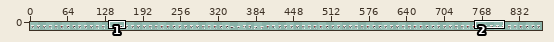
Sprite sheet: Player/SmallPlayerSprite/SmallCharectar.png. The first picture is a wide view before the edit; the outline marks the close-up.
Close-up. First the earlier version:
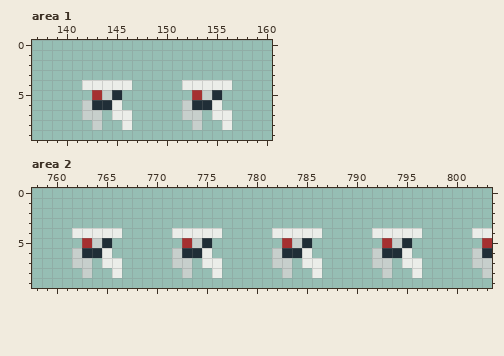
The file is 870x10 pixels. Shown: area 1: x 137..160, y 0..9; area 2: x 758..803, y 0..9. The commit also changed other parts of the picture, which this record leaves out.
The result:
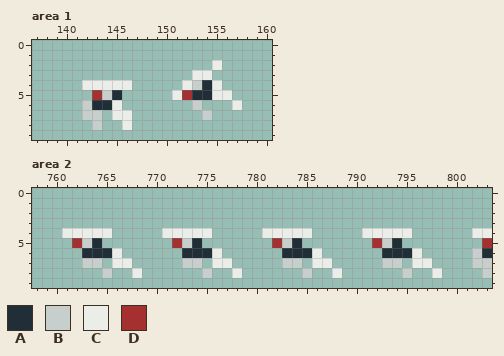
Palette (. is transparent): A #202e37  B #c7cfcc  C #ebede9  D #a53030
Change:
{"where": "area 1"}
{"y":2,"x":155,"old":".","new":"C"}
{"y":3,"x":153,"old":"..","new":"CC"}
{"y":4,"x":153,"old":"CC","new":"BA"}
{"y":4,"x":156,"old":"C","new":"."}
{"y":5,"x":151,"old":"..DBA.","new":"CDAACC"}
{"y":6,"x":152,"old":"BAAC","new":".B.."}
{"y":6,"x":157,"old":".","new":"C"}
{"y":7,"x":152,"old":"BB.CC","new":"..B.."}
{"y":8,"x":153,"old":"B","new":"."}
{"y":8,"x":156,"old":"C","new":"."}
{"where": "area 2"}
{"y":4,"x":761,"old":".","new":"C"}
{"y":4,"x":766,"old":"C","new":"."}
{"y":4,"x":771,"old":".","new":"C"}
{"y":4,"x":776,"old":"C","new":"."}
{"y":4,"x":781,"old":".","new":"C"}
{"y":4,"x":786,"old":"C","new":"."}
{"y":4,"x":791,"old":".","new":"C"}
{"y":4,"x":796,"old":"C","new":"."}
{"y":5,"x":762,"old":".DBA","new":"DBA."}
{"y":5,"x":772,"old":".DBA","new":"DBA."}
{"y":5,"x":782,"old":".DBA","new":"DBA."}
{"y":5,"x":792,"old":".DBA","new":"DBA."}
{"y":6,"x":762,"old":"B","new":"."}
{"y":6,"x":765,"old":"C.","new":"AC"}
{"y":6,"x":772,"old":"B","new":"."}
{"y":6,"x":775,"old":"C.","new":"AC"}
{"y":6,"x":782,"old":"B","new":"."}
{"y":6,"x":785,"old":"C.","new":"AC"}
{"y":6,"x":792,"old":"B","new":"."}
{"y":6,"x":795,"old":"C.","new":"AC"}
{"y":7,"x":762,"old":"B","new":"."}
{"y":7,"x":764,"old":".C","new":"B."}
{"y":7,"x":767,"old":".","new":"C"}
{"y":7,"x":772,"old":"B","new":"."}
{"y":7,"x":774,"old":".C","new":"B."}
{"y":7,"x":777,"old":".","new":"C"}
{"y":7,"x":782,"old":"B","new":"."}
{"y":7,"x":784,"old":".C","new":"B."}
{"y":7,"x":787,"old":".","new":"C"}
{"y":7,"x":792,"old":"B","new":"."}
{"y":7,"x":794,"old":".C","new":"B."}
{"y":7,"x":797,"old":".","new":"C"}
{"y":8,"x":763,"old":"B","new":"."}
{"y":8,"x":765,"old":".C","new":"B."}
{"y":8,"x":768,"old":".","new":"C"}
{"y":8,"x":773,"old":"B","new":"."}
{"y":8,"x":775,"old":".C","new":"B."}
{"y":8,"x":778,"old":".","new":"C"}
{"y":8,"x":783,"old":"B","new":"."}
{"y":8,"x":785,"old":".C","new":"B."}
{"y":8,"x":788,"old":".","new":"C"}
{"y":8,"x":793,"old":"B","new":"."}
{"y":8,"x":795,"old":".C","new":"B."}
{"y":8,"x":798,"old":".","new":"C"}
